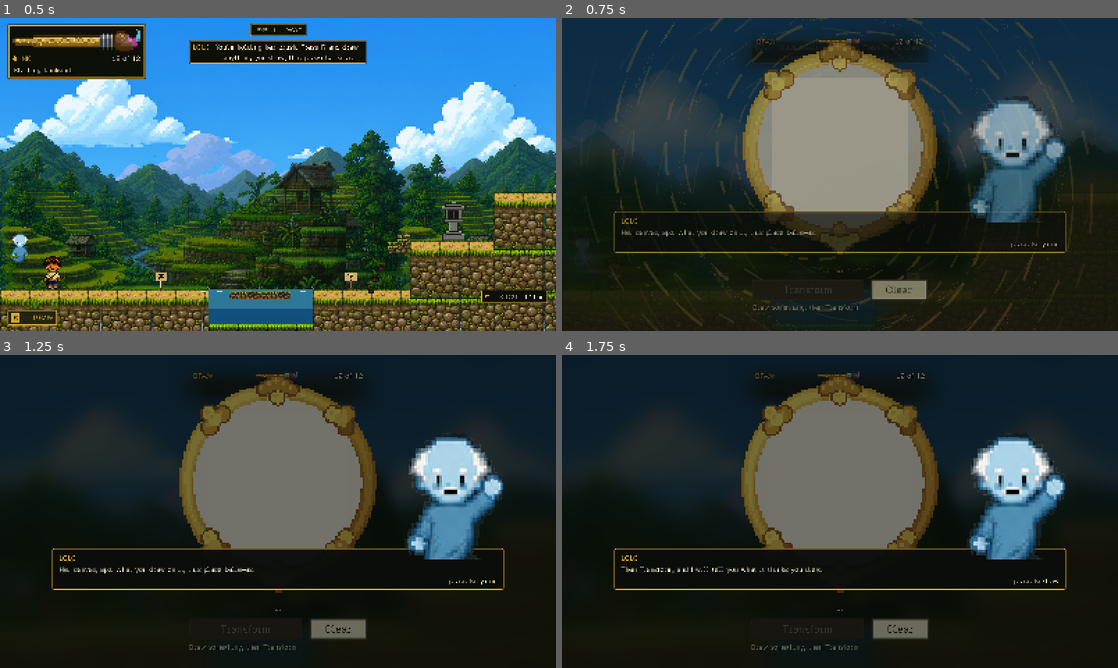
Above: before the commit, frames 1-4 (two rows, left to right).
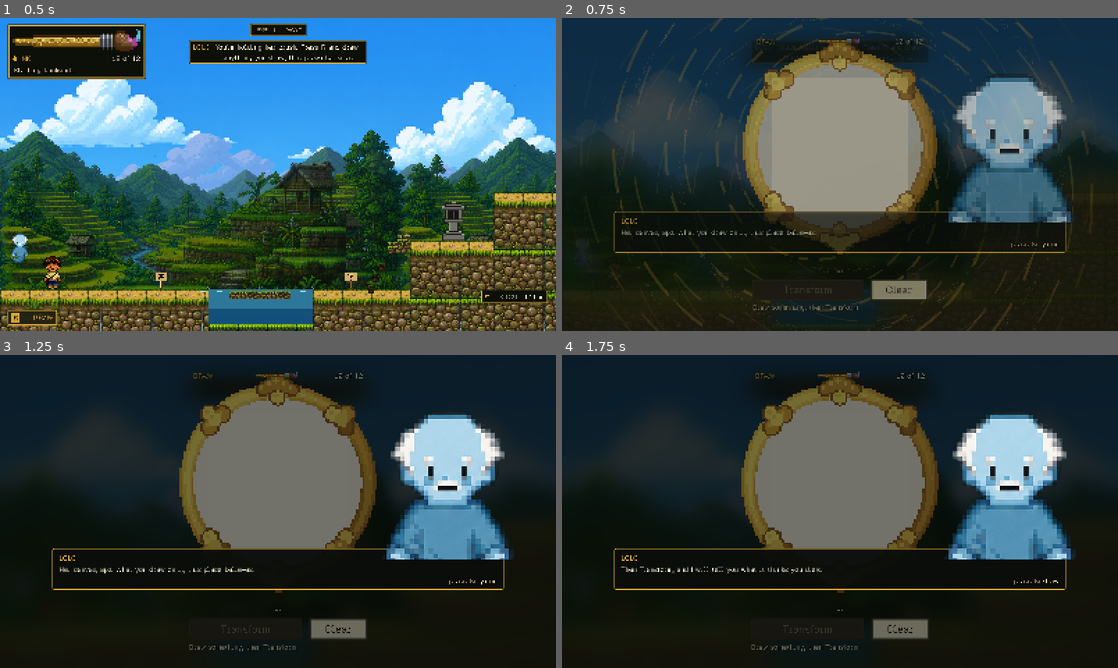
Above: after the commit, the same moments.

Repository: hyuuuan/OBRA
Game: Godot game, scene res://game_level.tscn
Two runs of this game, one before a commit and one after it. Both use one fixed random seed, a clock stepped at 60 frames per second and the inputs below. This scene is started directly instead of the project's main scene.
Inputs (mouse positions are in pixels of both pictures, inside the frame that each line leads up to):
- Up to frame 1 (0.5 s): no input
- Up to frame 2 (0.75 s): click "DRAW" at 0.5 s
- Up to frame 3 (1.25 s): no input
- Up to frame 4 (1.75 s): tap Enter (ui_accept) at 1.25 s; drag from (840, 483) to (823, 642) at 1.27 s

Frame 1 is identical in both runs. In frame 2, 5.2% of the frame differs, in the area x 69-92%, y 17-66%; in frame 3, 5.8%; in frame 4, 5.8%, in the area x 69-93%, y 19-66%.

Commit message:
The speakers were walk-cycle frames blown up five times
"Their images are not HD, very low quality, the characters." They were 80x104 and 80x106
SPRITE CELLS -- the frames a character is drawn at while standing in a paddy sixty metres
away -- scaled FIVE TIMES with nearest filtering to fill a four-hundred-pixel bust. A face
drawn to be twelve pixels wide was being shown at sixty. There is no filtering setting that
rescues that; the pixels are simply not there.

`lolo_portrait.png` (205x303) and `apo_portrait.png` (177x312) have been in the repo the
whole time, in the same folders as the frames that were being used instead. Two and a half
times the linear resolution, so the same bust on screen is now drawn from six times the
pixels -- and they carry what a sprite cell cannot at that size: the apo's hair, the strap
of his satchel and the coloured pencils in his pocket, the shading down Lolo's tail.

Both bust fractions were re-measured against the new art rather than carried over. The old
0.83 and 0.74 were cuts through the SPRITE's proportions; 0.71 and 0.69 cut these at the
HANDS, which is the widest thing in the frame, and land both speakers on a 215px source so
their pixels stay the same size as each other's -- which is the rule the original comment
was written to protect.

THE COST, STATED: the portraits face front with their hands at their sides, so the raised
hand is gone. The comment here said the wave pose was chosen so the hand would survive the
cut. That was true of those frames and was never a reason to keep showing a picture six
times too small.

`run_click_ui` still measures the face against the box: head ends at 375, box starts at 556.

Co-Authored-By: Claude Opus 5 <noreply@anthropic.com>

Diff:
--- a/game/scripts/dialogue_portrait.gd
+++ b/game/scripts/dialogue_portrait.gd
@@ -43,20 +43,36 @@
 
 ## `bust` is how much of the drawing is head, shoulders and the raised hand, before the cut.
 ##
+## ⚠ THE PORTRAIT ART, NOT A WALK-CYCLE FRAME. This used to load `lolo_wave.png` and
+## `apo_wave.png` -- 80x104 and 80x106 SPRITE cells, sized for a character standing in a
+## paddy sixty metres away -- and blow them up FIVE TIMES with nearest filtering to fill a
+## four-hundred-pixel bust. That is why the speakers were blocky: a face drawn to be twelve
+## pixels wide was being shown at sixty.
+##
+## `lolo_portrait.png` (205x303) and `apo_portrait.png` (177x312) were in the repo the whole
+## time, next to the frames that were being used instead. They carry what the cells cannot at
+## that size: the apo's hair, the strap of his satchel and the coloured pencils in his
+## pocket; the shading down Lolo's tail. Two and a half times the linear resolution, so the
+## same bust on screen is drawn from six times the pixels.
+##
+## The cost, stated: the portraits are front-facing with their hands at their sides, so the
+## RAISED HAND is gone. The old comment here said the wave pose was chosen so the hand would
+## survive the cut -- true of those frames, and not a reason to keep showing a picture six
+## times too small.
+##
 ## IT IS PER SPEAKER BECAUSE THEY ARE NOT BUILT THE SAME. The apo is a child at roughly four
-## heads tall and cuts at the hip. Lolo is a chibi ghost whose head is two fifths of him and
-## whose legs are a tail, so the same fraction lands under his chin and puts a head on a
-## plate behind the box; his cut is where the tail starts. Both are measured so the raised
-## hand survives -- it is the whole reason this pose was chosen, and a cut through it would
-## leave a speaker gesturing with a stump.
+## heads tall; Lolo is a chibi ghost whose head is two fifths of him and whose legs are a
+## tail. Both fractions are measured to cut at the HANDS -- the widest thing in the frame --
+## so neither speaker is holding a stump, and both land on a 215px source, which is what
+## keeps their pixels the same size as each other's.
 const PORTRAITS := {
-	"Lolo": {"art": preload("res://assets/characters/lolo/lolo_wave.png"),
-		"bust": 0.83},
+	"Lolo": {"art": preload("res://assets/characters/lolo/lolo_portrait.png"),
+		"bust": 0.71},
 }
 ## Anyone without an entry above. The apo's own lines share the box with a different
 ## plaque, and they are the only other speaker there is.
 const DEFAULT_PORTRAIT := {
-	"art": preload("res://assets/characters/apo/apo_wave.png"), "bust": 0.74,
+	"art": preload("res://assets/characters/apo/apo_portrait.png"), "bust": 0.69,
 }
 ## How tall the bust wants to stand on screen. A TARGET, not a ceiling: what it is rounded
 ## to is a whole multiple of the source, so the drawing is never resampled onto a half
